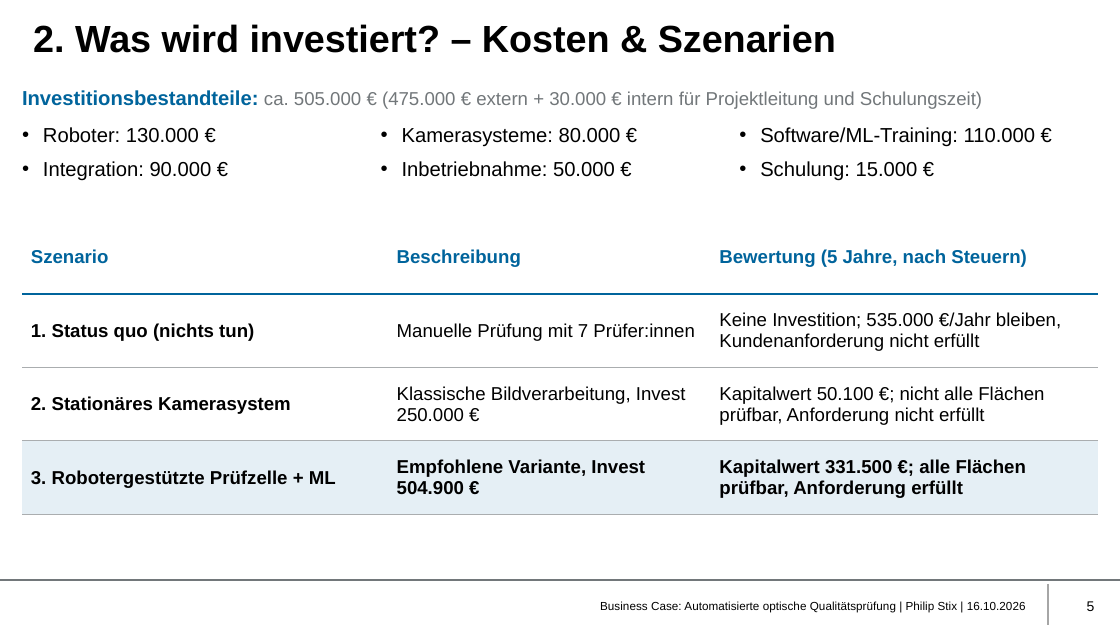
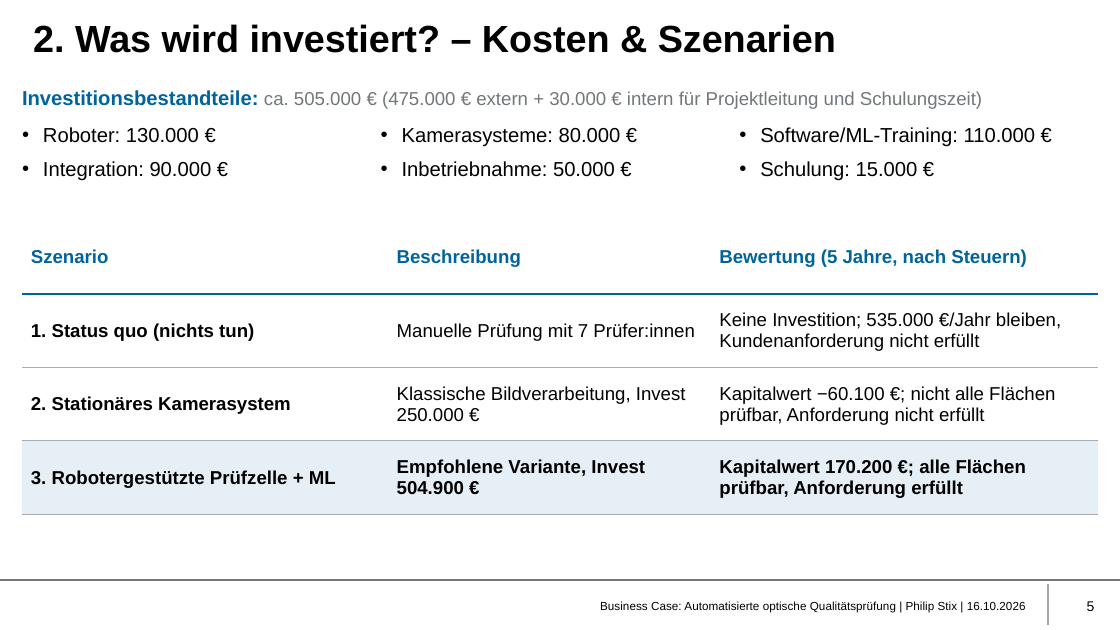
Before and after one commit to philip-stack/MRE3-bGUS, a slide deck: slide 5 of 01 Abgabe/Business Case Qualitätsprüfung - Philip Stix.pptx. Drawn at 1120x630 pixels with LibreOffice and Linux fonts; fonts in the diff are those of the drawing; background and template pictures are left out. Boxes give left, top, right and bottom in pixels: in the first picture for what was removed or moved away, otherwise in the second. Text is boxed around its words. In the diff, an @@ line names an element or a change of style, - is before the commit and + after.

```diff
--- a/01 Abgabe/Business Case Qualitätsprüfung - Philip Stix.pptx
+++ b/01 Abgabe/Business Case Qualitätsprüfung - Philip Stix.pptx
@@ table at (x1=22, y1=221, x2=1099, y2=514) @@
-row 3, column 3: Kapitalwert 50.100 €; nicht alle Flächen prüfbar, Anforderung nicht erfüllt
+row 3, column 3: Kapitalwert −60.100 €; nicht alle Flächen prüfbar, Anforderung nicht erfüllt
-row 4, column 3: Kapitalwert 331.500 €; alle Flächen prüfbar, Anforderung erfüllt
+row 4, column 3: Kapitalwert 170.200 €; alle Flächen prüfbar, Anforderung erfüllt
```
Also in this commit, not shown: 6 other slides changed, 2 other files.
